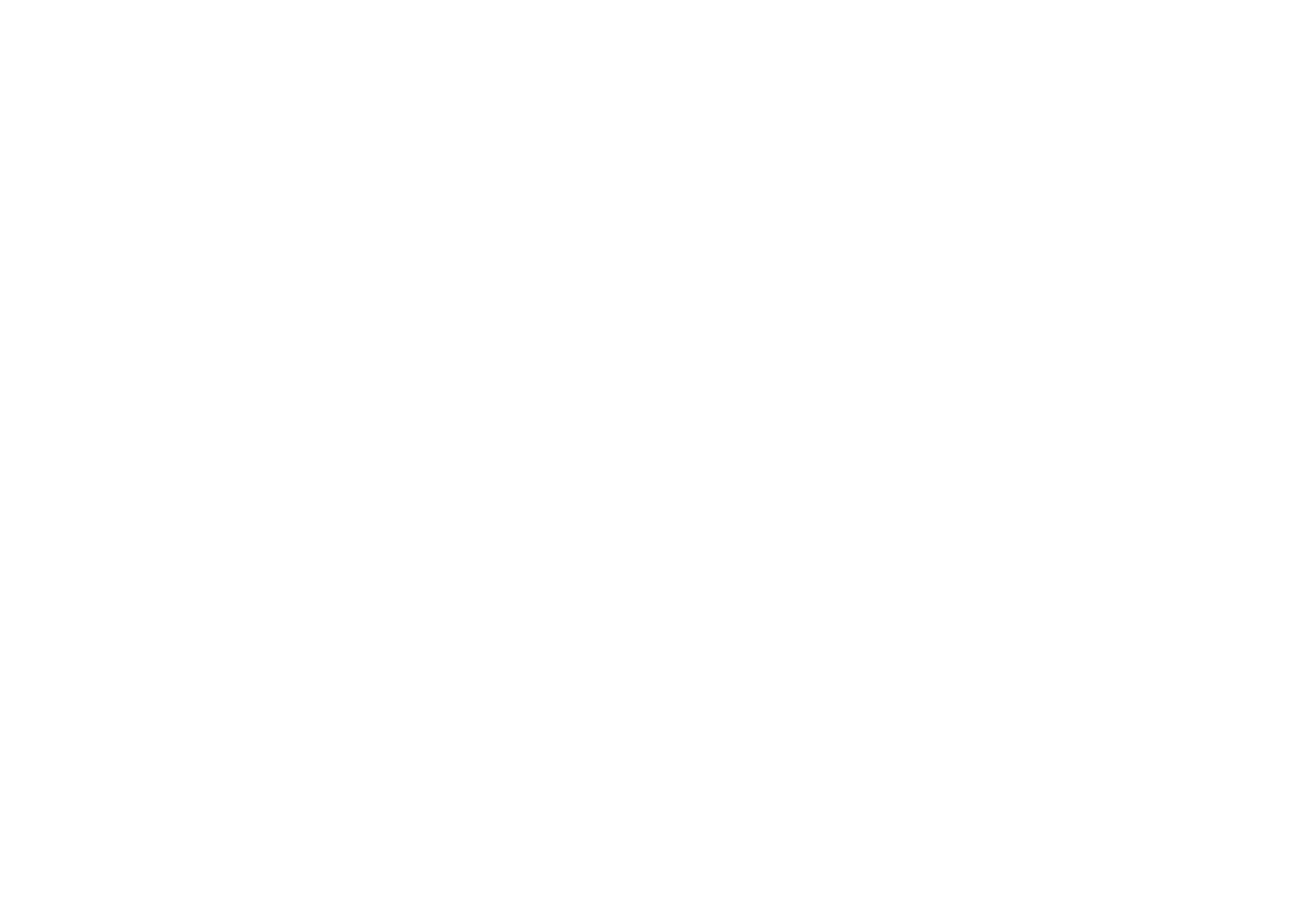
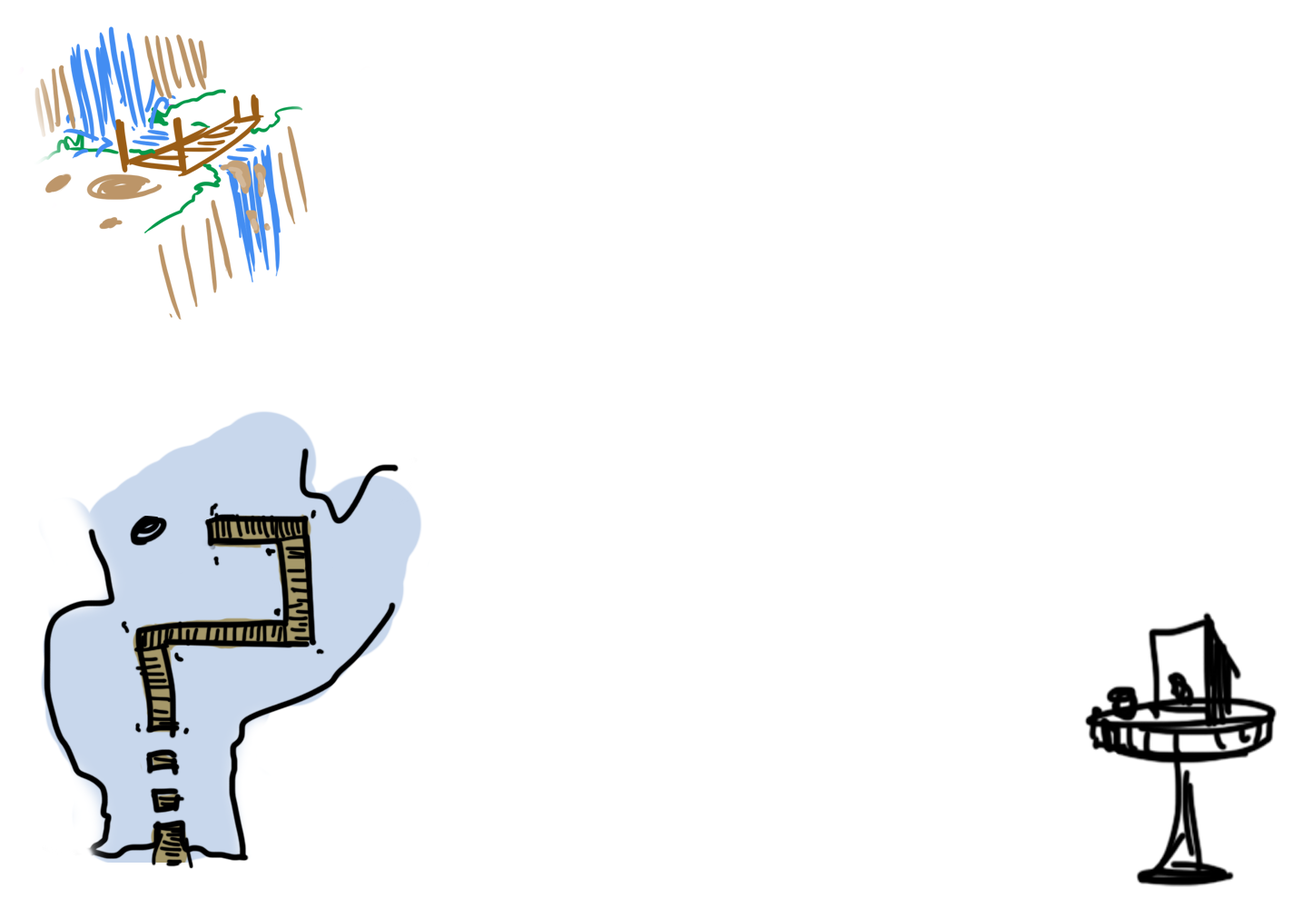
Layers edited between the first and the second 1313px x 908px image:
showed "Layer 5", painted on it over [19, 26, 1277, 887]
